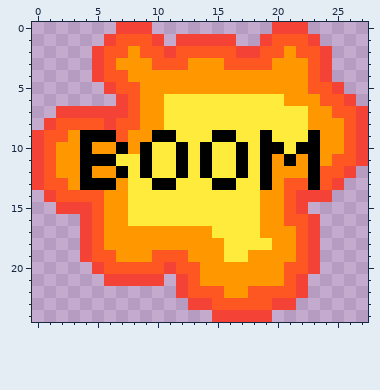
File history of a pixel-art sprite, assets/TankerTot/explosion3.png. The picture above is the old version.
The file is 28x25 pixels.
And afterwards:
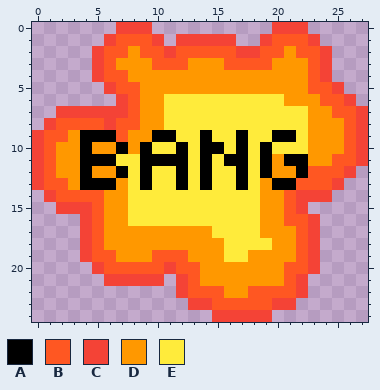
Palette (. is transparent): A #000000  B #ff5722  C #f44336  D #ff9800  E #ffeb3b
Changes in this commit:
y 9: x 14..17 EAAE -> AEEA; x 19..21 AEE -> EAA; x 23 A -> D
y 10: x 15 E -> A; x 20 A -> E; x 22..23 AA -> ED
y 11: x 10..11 EE -> AA; x 16 E -> A; x 22..23 DA -> AD
y 12: x 22..23 DA -> AB
y 13: x 9..12 EAAE -> AEEA; x 14..17 EAAE -> AEEA; x 19..21 ADB -> DAA; x 23 A -> B
